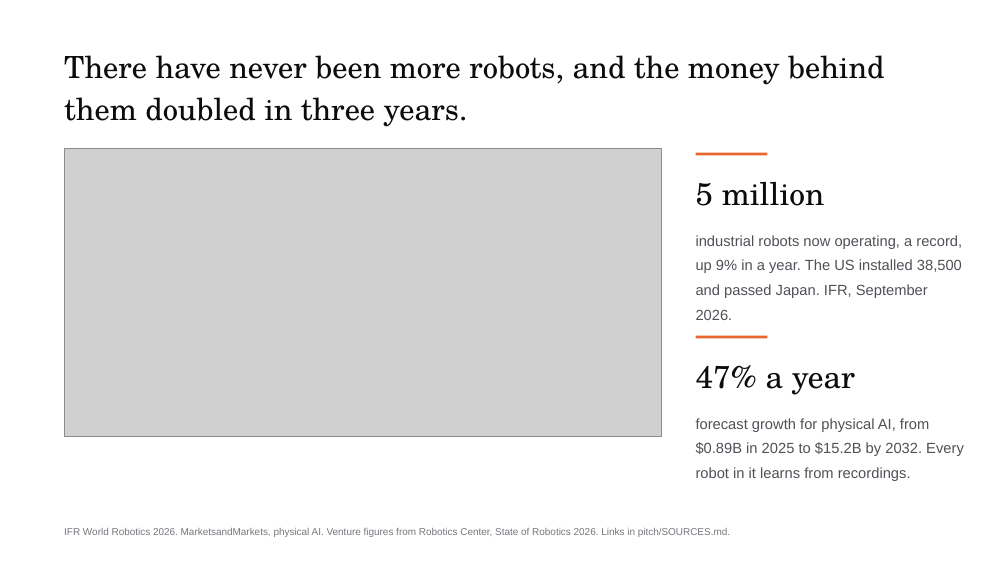
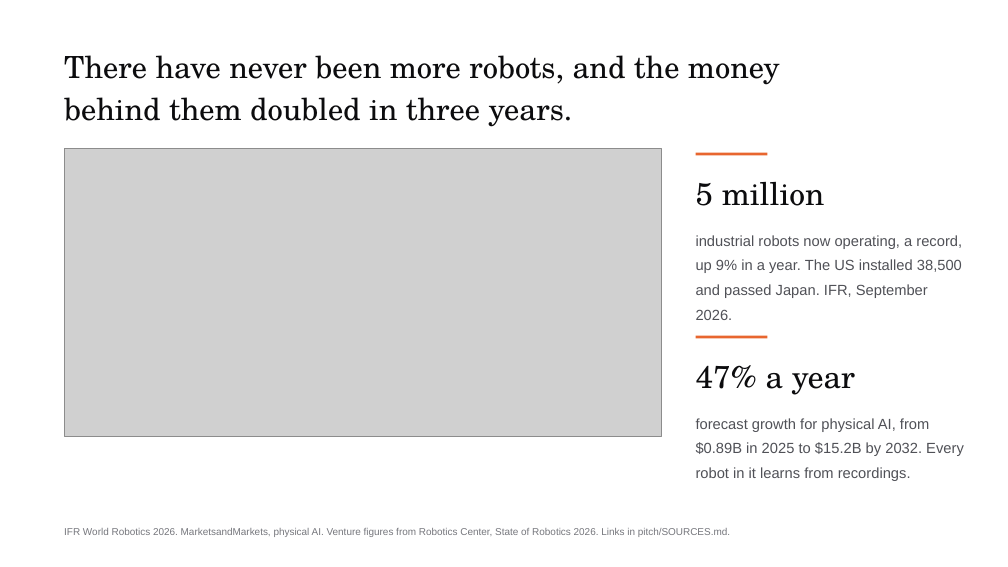
Before and after one commit to RithikSatarla/respitelabs, a slide deck: slide 8 of pitch/Kintrace-deck.pptx. Drawn at 1008x567 pixels with LibreOffice and Linux fonts; fonts in the diff are those of the drawing; grey boxes stand for pictures. Boxes give left, top, right and bottom in pixels: in the first picture for what was removed or moved away, otherwise in the second. Text is boxed around its words. In the diff, an @@ line names an element or a change of style, - is before the commit and + after.

```diff
--- a/pitch/Kintrace-deck.pptx
+++ b/pitch/Kintrace-deck.pptx
@@ text at (x1=64, y1=55, x2=780, y2=127): text changed @@
-There have never been more robots, and the money behind them doubled in three years.
+There have never been more robots, and the money
+behind them doubled in three years.
```
Also in this commit, not shown: 9 other slides changed, 11 other files.
